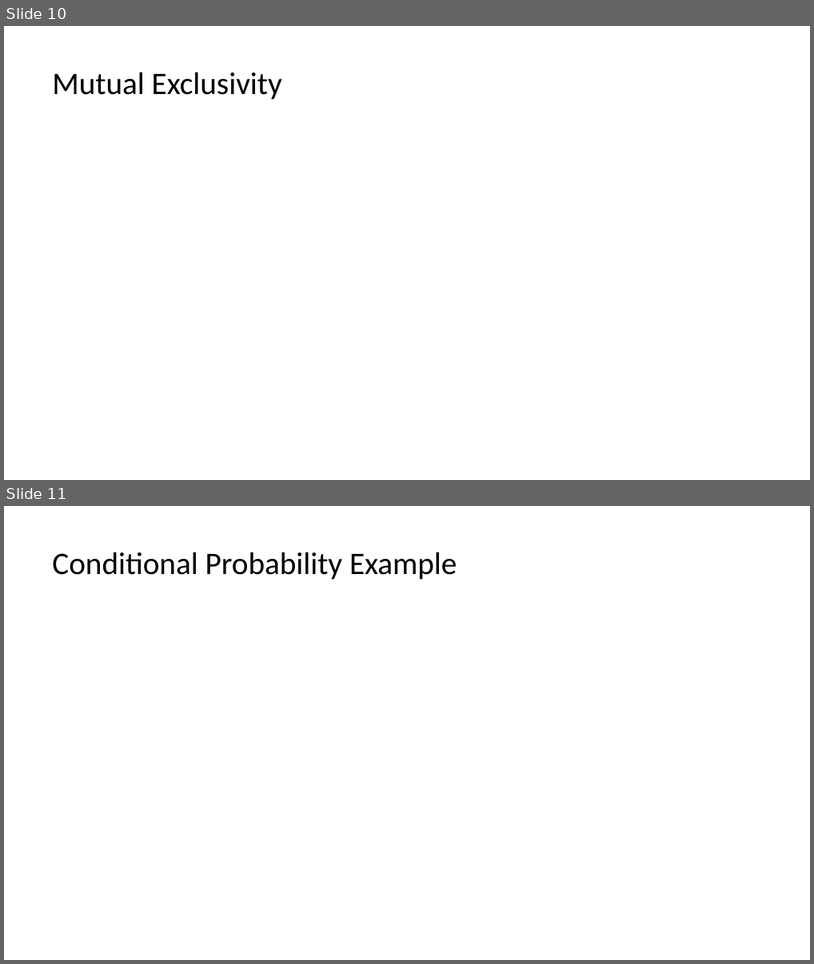
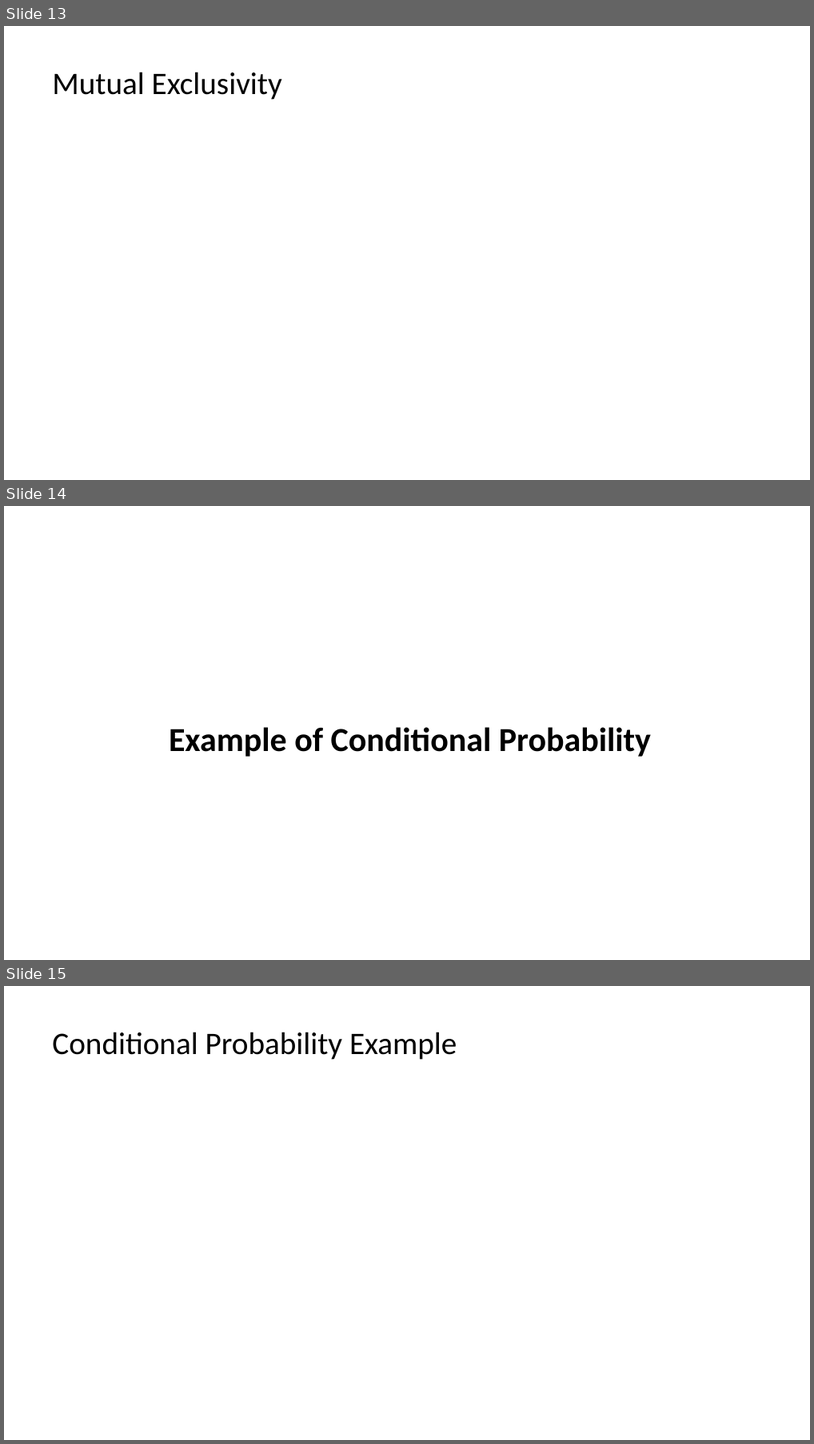
Before and after one commit to StephenElston/CSCI-E-83, a slide deck: LectureSlides/03b_WhenOneThingDependsOnAother.pptx. Shown one above the other, each under a label of ours: slides 10 and 11 before the commit, slides 13, 14 and 15 after it. The pictures are 814x964 and 814x1444 pixels, drawn with LibreOffice and Linux fonts; fonts in the diff are those of the drawing; grey boxes stand for pictures. Boxes give left, top, right and bottom in pixels: in the first picture for what was removed or moved away, otherwise in the second. Text is boxed around its words. In the diff, an @@ line names an element or a change of style, - is before the commit and + after.

```diff
--- a/LectureSlides/03b_WhenOneThingDependsOnAother.pptx
+++ b/LectureSlides/03b_WhenOneThingDependsOnAother.pptx
@@ slide 14 added at <box>4,506,810,960</box>, background #FFFFFF @@
@@ title added at <box>169,727,651,756</box>, 30 pt, text #000000, bold @@
+Example of Conditional Probability
@@ what was slide 10 is now slide 13 @@
@@ what was slide 11 is now slide 15 @@
```
Also in this commit, not shown: 1 slide changed, 7 other slides added, 1 other file.
